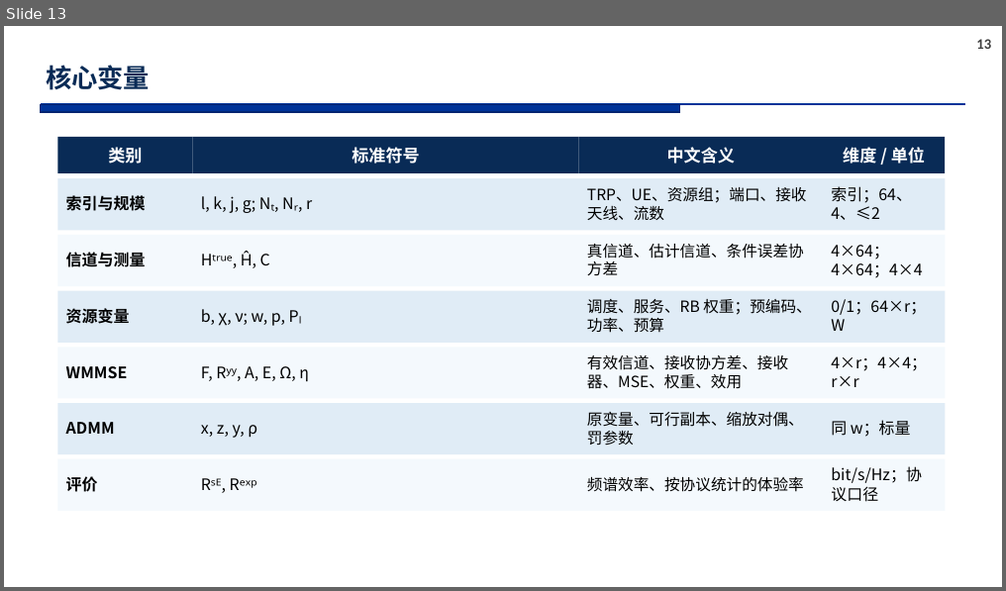
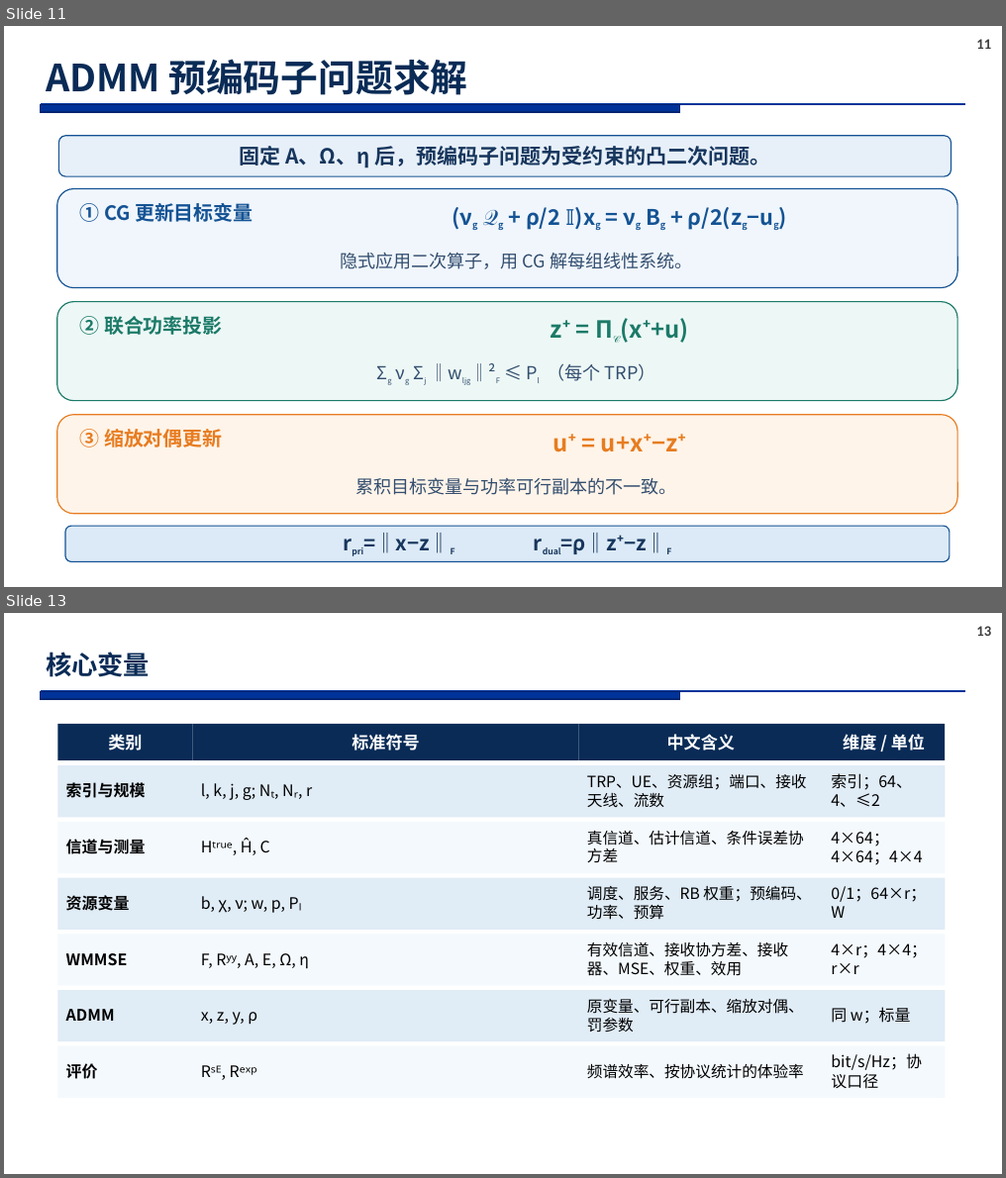
Before and after one commit to soysoybean0924-hash/CF-MultiTRP-Optimization, a slide deck: docs/research_ppt_20261020/CHASI_研究汇报_研究计划表达_20261020.pptx. Shown one above the other, each under a label of ours: slide 13 before the commit, slides 11 and 13 after it; the slides between them are not shown. The pictures are 1006x591 and 1006x1178 pixels, drawn with LibreOffice and Linux fonts; fonts in the diff are those of the drawing; background and template pictures are left out. Boxes give left, top, right and bottom in pixels: in the first picture for what was removed or moved away, otherwise in the second. Text is boxed around its words. In the diff, an @@ line names an element or a change of style, - is before the commit and + after.

Commit message:
Refine ADMM slide and merge error modeling slides

```diff
--- a/docs/research_ppt_20261020/CHASI_研究汇报_研究计划表达_20261020.pptx
+++ b/docs/research_ppt_20261020/CHASI_研究汇报_研究计划表达_20261020.pptx
@@ slide 11 added at [4,26,1002,587], background #FFFFFF; not listed: 3 template elements that a slide beside it also shows @@
@@ title added at [46,59,467,95], 36 pt, text #092B56, bold @@
+ADMM 预编码子问题求解
@@ rounded rectangle added at [58,136,951,177], fill #E7F0F9, outline #145394 1.1 pt, 20 pt, text #17365D, bold @@
+固定 A、Ω、η 后，预编码子问题为受约束的凸二次问题。
@@ rounded rectangle added at [57,189,957,288], fill #F0F6FC, outline #145394 1.1 pt @@
@@ text added at [80,203,252,222], 19 pt, text #145394, bold @@
+① CG 更新目标变量
@@ text added at [526,207,742,230], 20.7 pt, text #145394, bold @@
+(νg 𝒬g + ρ/2 𝕀)xg = νg Bg + ρ/2(zg−ug)
@@ text added at [341,253,692,270], 17.2 pt, text #334E6F @@
+隐式应用二次算子，用 CG 解每组线性系统。
@@ rounded rectangle added at [57,302,957,401], fill #EDF8F6, outline #1B7A68 1.1 pt @@
@@ text added at [80,316,222,335], 19 pt, text #1B7A68, bold @@
+② 联合功率投影
@@ text added at [550,318,688,343], 22.7 pt, text #1B7A68, bold @@
+z⁺ = Π𝒞(x⁺+u)
@@ text added at [548,364,656,381], 17.2 pt, text #334E6F @@
+Σg νg Σj ‖wljg‖²F ≤ Pl （每个 TRP）
@@ rounded rectangle added at [57,414,957,513], fill #FFF4E9, outline #E77C20 1.1 pt @@
@@ text added at [80,429,222,448], 19 pt, text #E77C20, bold @@
+③ 缩放对偶更新
@@ text added at [552,436,677,453], 22.7 pt, text #E77C20, bold @@
+u⁺ = u+x⁺−z⁺
@@ text added at [355,478,676,495], 17.2 pt, text #334E6F @@
+累积目标变量与功率可行副本的不一致。
@@ rounded rectangle added at [65,526,949,562], fill #DCEAF7, outline #145394 1.1 pt, 19.6 pt, text #17365D, bold @@
+rpri=‖x−z‖F rdual=ρ‖z⁺−z‖F
```
Also in this commit, not shown: 1 slide changed, 2 slides removed.
